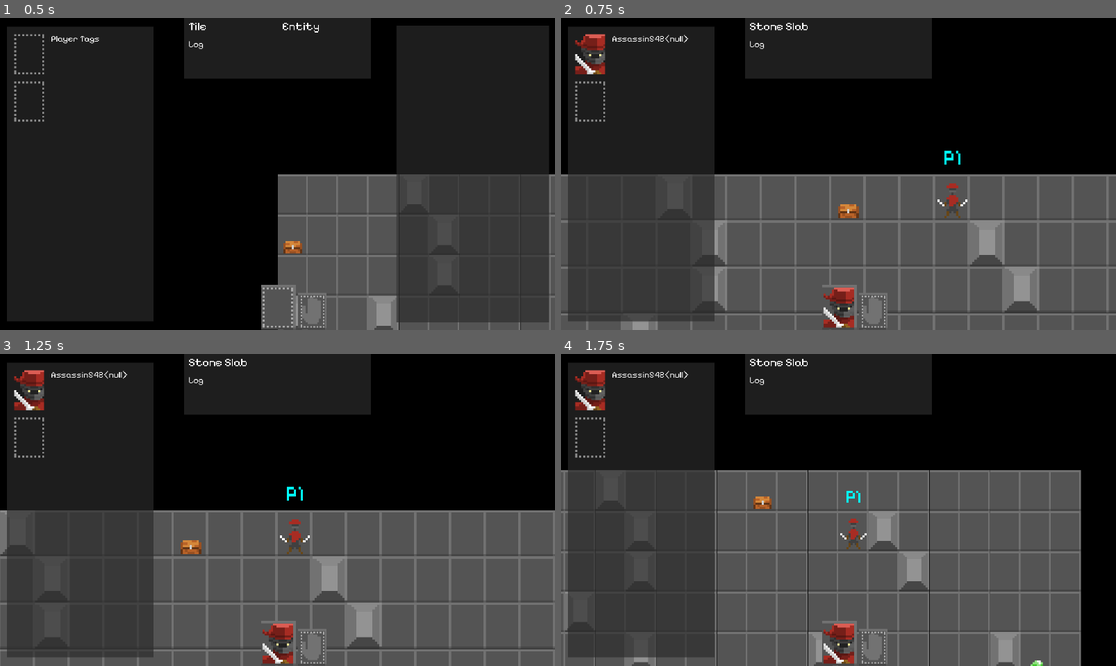
Above: before the commit, frames 1-4 (two rows, left to right).
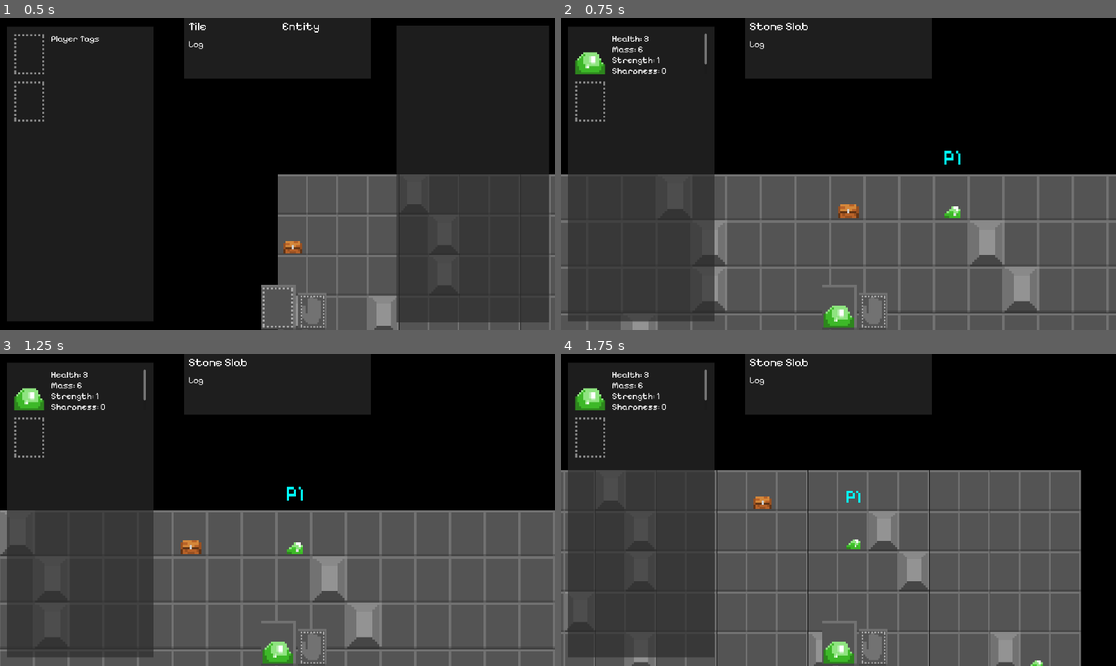
Above: after the commit, the same moments.

Repository: joshandersn/firecrest
Game: Godot game, scene res://main.tscn
Same seed, same stepped clock (60 frames per second), same inputs: the game is played once before the commit and once after it.
Inputs (mouse positions are in pixels of both pictures, inside the frame that each line leads up to):
- Up to frame 1 (0.5 s): no input
- Up to frame 2 (0.75 s): tap Enter (ui_accept) at 0.5 s; move the mouse to (855, 192) at 0.52 s; hold D (move_right) from 0.53 s (still down); tap = (zoom_in) at 0.6 s
- Up to frame 3 (1.25 s): keep holding D (move_right); tap Enter (ui_accept) at 0.77 s
- Up to frame 4 (1.75 s): move the mouse to (577, 531) at 1.27 s; release D (move_right) at 1.28 s; hold S (move_down) from 1.28 s (still down); tap - (zoom_out) at 1.35 s; tap Enter (ui_accept) at 1.52 s

Frame 1 is identical in both runs. In frame 2, 1.8% of the frame differs, in the area x 2-74%, y 4-100%; in frame 3, 1.8%; in frame 4, 1.8%.

Commit message:
displays your stats in inv

Diff:
--- a/main.gd
+++ b/main.gd
@@ -93,7 +93,7 @@
 func _ready() -> void:
 	generate_map(20,15)
 	populate_map()
-	spawn_entity(assassin, true)
+	spawn_entity(slime, true)
 	spawn_entity(chest)
 	Game.center_camera.connect(center_selection)
 
--- a/ui.gd
+++ b/ui.gd
@@ -32,8 +32,21 @@
 		Game.emit_signal("game_log", str(item.tag, " is too heavy (", item.mass, ") to equip."))
 	update_ui()
 
-func game_log(message):
+func game_log(message) -> void:
 	$HUD/Log.text += str("\n", message)
+
+func format_entity_stats(player: ResEntity):
+	var string: String
+	var p = [
+		['Health', player.health],
+		['Mass', player.mass],
+		['Strength', player.strength],
+		['Sharpness', player.sharpness],
+		['Inititive', player.inititive],
+	]
+	for stat in p:
+		string += str(stat[0], ": ", stat[1], "\n")
+	return string
 
 func update_ui() -> void:
 	$HUD/EntityInspect.text = str(Game.ui_inspect_entity_description)
@@ -41,13 +54,12 @@
 	update_storage_list($HUD/OpenedStorageList, Game.opened_storage_contents)
 	if Game.players:
 		var player = Game.players[0].entity
-		var player_stats = str(player.tag, player.health, player.strength, player.inititive, player.wielded)
 		$HUD/PlayerInvBG/PlayerPortrait.texture = player.portrait
 		$HUD/PlayerPortrait.texture = player.portrait
 		if player.wielded:
 			$HUD/PlayerInvBG/PlayerWielded.texture = player.wielded.artwork
 			$HUD/PlayerWield.texture = player.wielded.artwork
-		$HUD/PlayerInvBG/PlayerTags.text = player_stats
+		$HUD/PlayerInvBG/PlayerTags.text = format_entity_stats(player)
 		update_storage_list($HUD/PlayerInvBG/ScrollContainer/PlayerStorageList, player.storage)
 	$HUD/StorageBG.visible = !(Game.opened_storage_contents == [])
 
